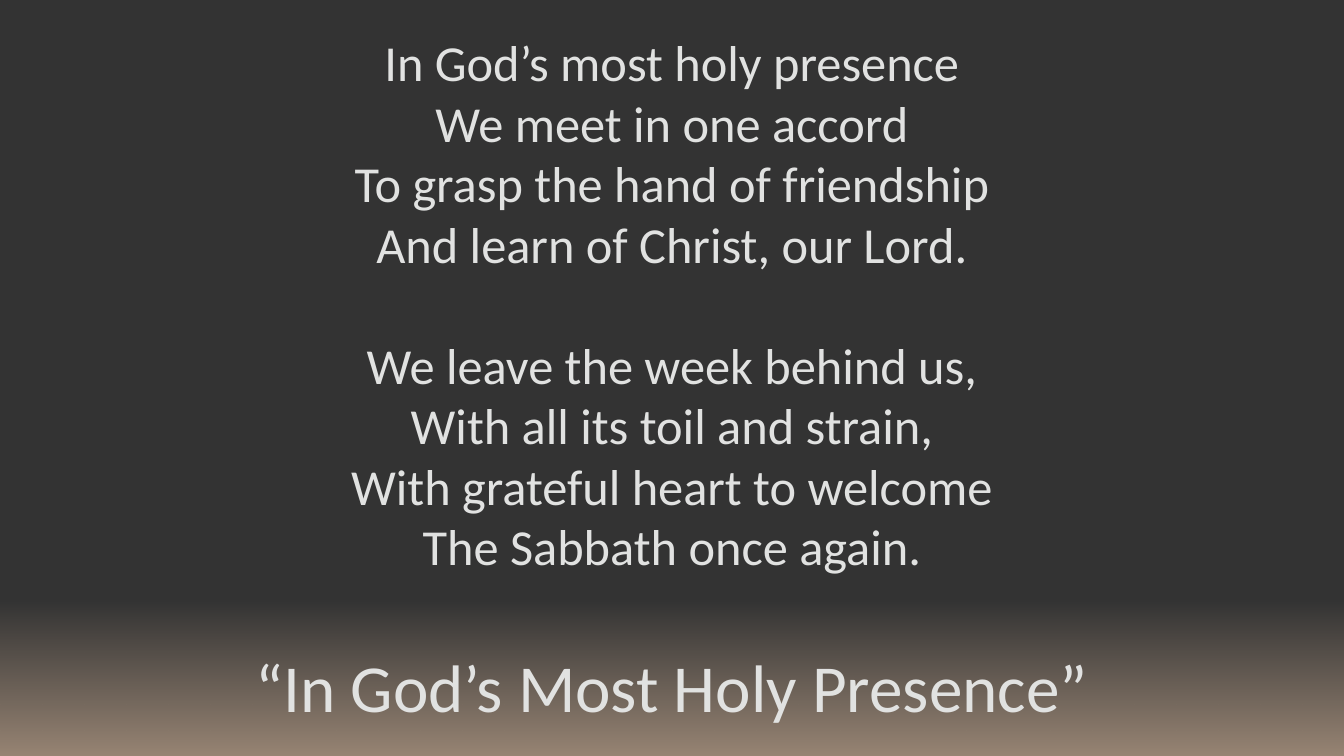
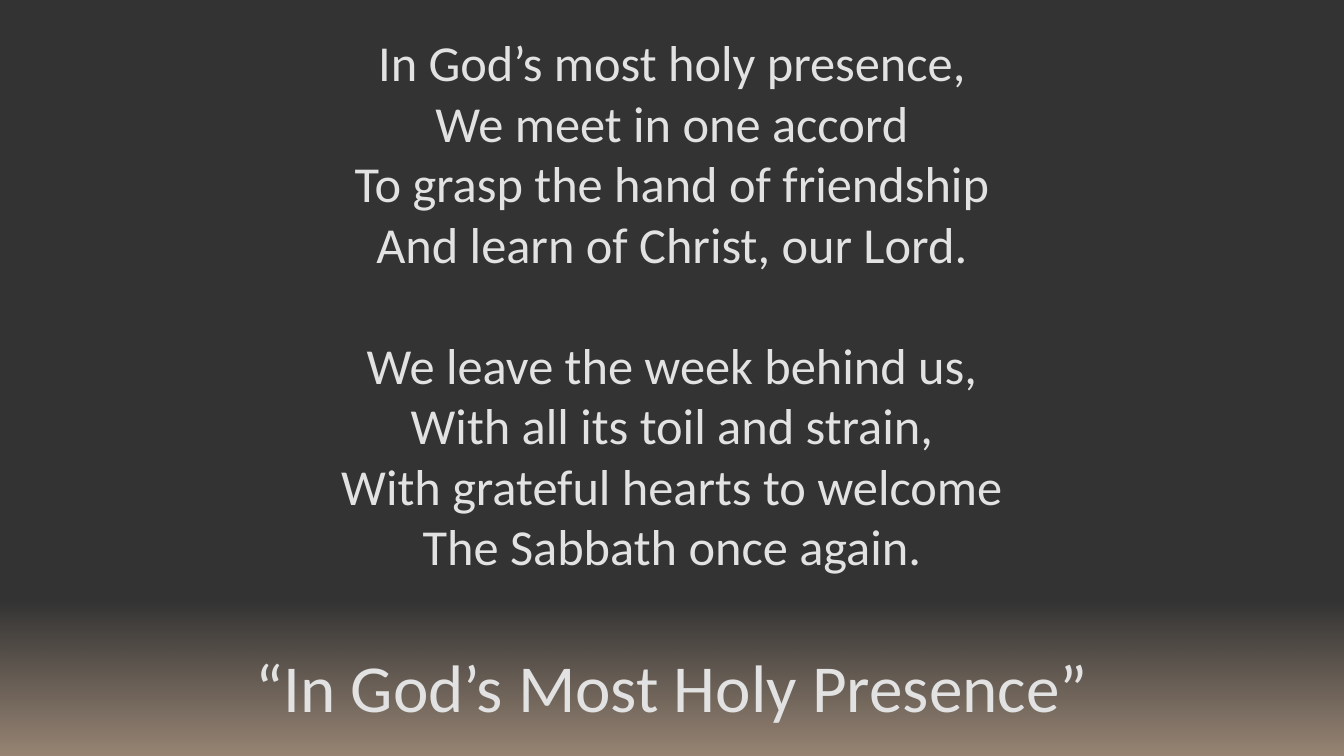
Before and after one commit to kevinmcmilian/ZarahemlaHymnPPTs, a slide deck: slide 1 of 41 - In God's Most Holy Presence.pptx. Drawn at 1344x756 pixels with LibreOffice and Linux fonts; fonts in the diff are those of the drawing. Boxes give left, top, right and bottom in pixels: in the first picture for what was removed or moved away, otherwise in the second. Text is boxed around its words. In the diff, an @@ line names an element or a change of style, - is before the commit and + after.

```diff
--- a/41 - In God's Most Holy Presence.pptx
+++ b/41 - In God's Most Holy Presence.pptx
@@ text at (378, 45, 965, 89): text changed @@
-In God’s most holy presence
+In God’s most holy presence,
@@ text at (341, 470, 1002, 514): text changed @@
-With grateful heart to welcome
+With grateful hearts to welcome
```
Also in this commit, not shown: 1 other slide changed, 8 other files.
